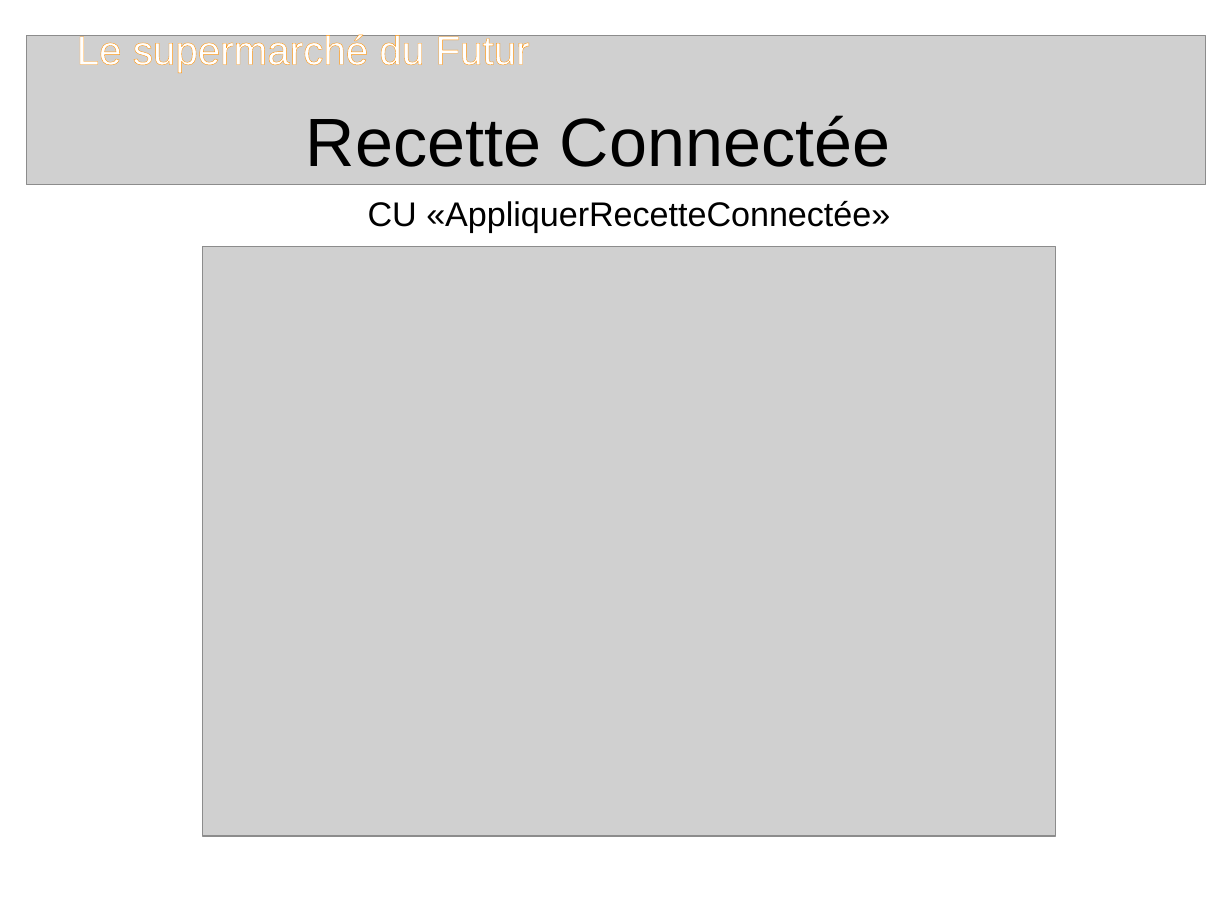
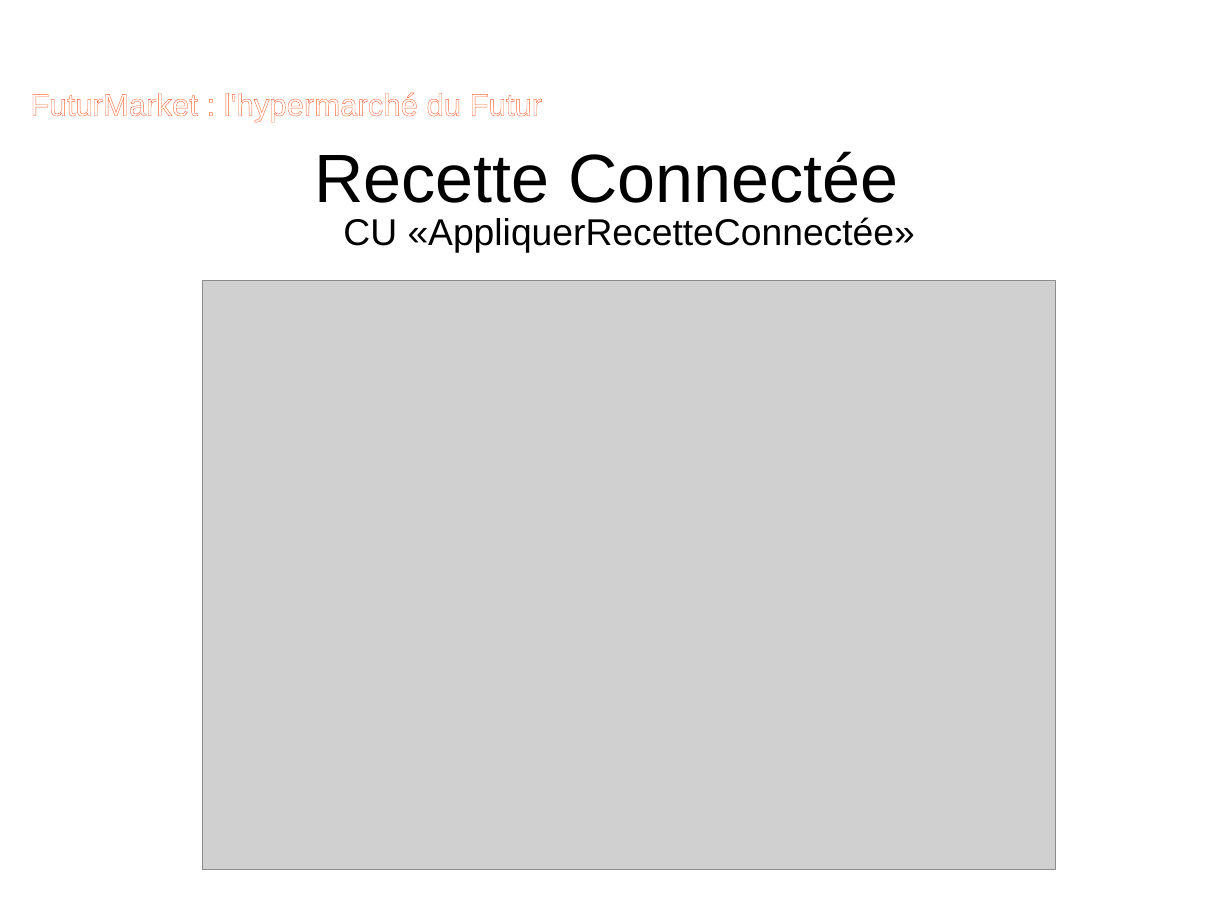
Before and after one commit to agerussi/supermarche, a slide deck: slide 14 of impress_FD.odp (slide 15 before the commit). Drawn at 1232x924 pixels with LibreOffice and Linux fonts; fonts in the diff are those of the drawing; grey boxes stand for pictures; background and template pictures are left out. Boxes give left, top, right and bottom in pixels: in the first picture for what was removed or moved away, otherwise in the second. Text is boxed around its words. In the diff, an @@ line names an element or a change of style, - is before the commit and + after.

```diff
--- a/impress_FD.odp
+++ b/impress_FD.odp
@@ picture removed at [27,35,1206,184] @@
@@ title removed at [77,32,529,72] @@
-Le supermarché du Futur
@@ text added at [30,92,542,122], 20 pt, text #FFFFFF @@
+FuturMarket : l'hypermarché du Futur
@@ title "Recette Connectée": place and size @@
-title "Recette Connectée" at [306,115,890,167]
+title "Recette Connectée" at [315,151,899,203]
@@ title "CU «AppliquerRecetteConnectée»": place and size @@
-title "CU «AppliquerRecetteConnectée»" at [368,201,890,232]
+title "CU «AppliquerRecetteConnectée»" at [343,217,915,252]
@@ title "CU «AppliquerRecetteConnectée»" at [343,217,915,252]: size 22 to 24 pt @@
@@ picture: place and size @@
-picture at [202,246,1056,836]
+picture at [202,281,1056,871]
```
Also in this commit, not shown: 18 other slides changed, 2 slides added, 2 slides removed.
